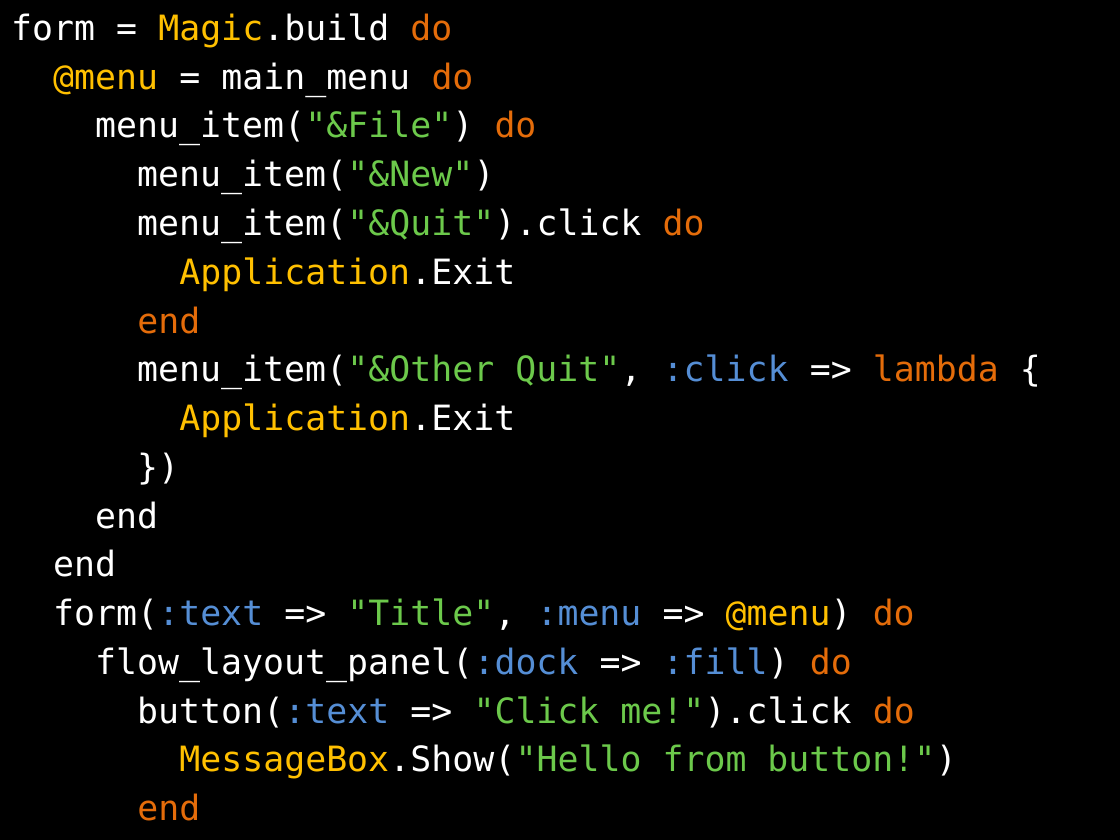
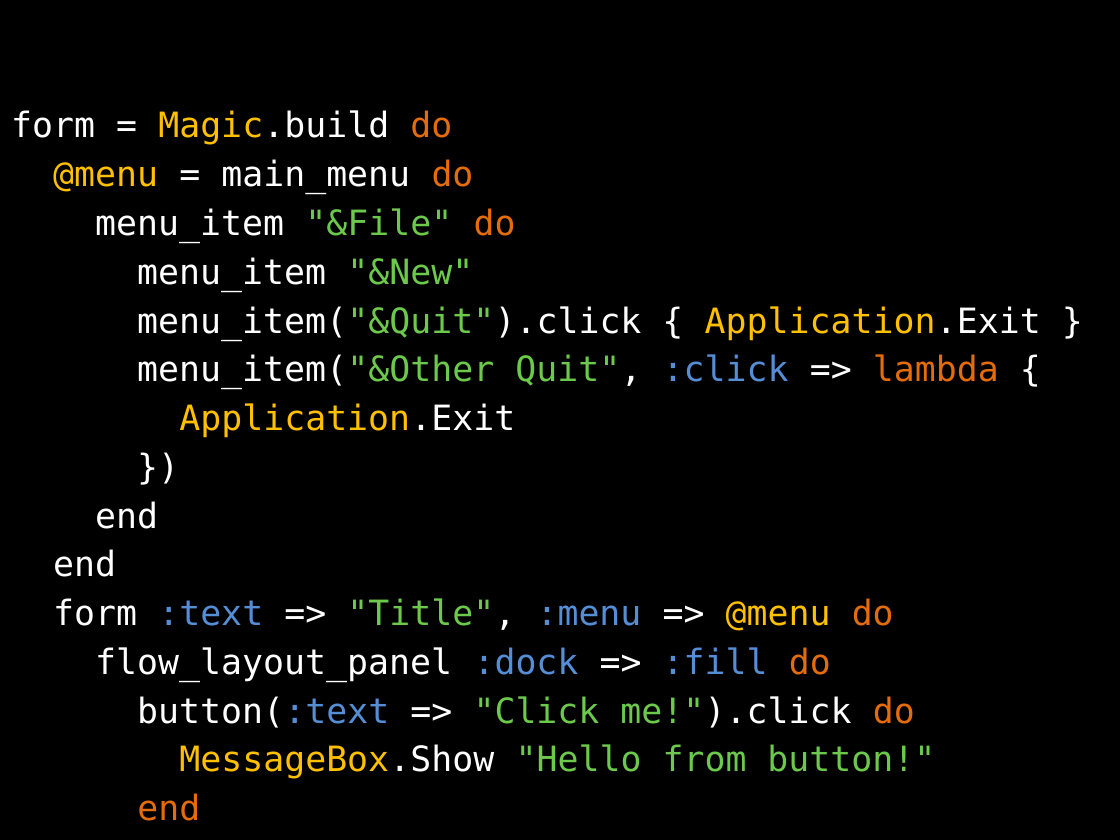
Before and after one commit to jschementi/railsconf09, a slide deck: slide 24 of railsconf09-jschementi.pptx (slide 23 before the commit). Drawn at 1120x840 pixels with LibreOffice and Linux fonts; fonts in the diff are those of the drawing. Boxes give left, top, right and bottom in pixels: in the first picture for what was removed or moved away, otherwise in the second. Text is boxed around its words. In the diff, an @@ line names an element or a change of style, - is before the commit and + after.

```diff
--- a/railsconf09-jschementi.pptx
+++ b/railsconf09-jschementi.pptx
@@ text at (x1=95, y1=208, x2=1041, y2=341): text changed @@
-menu_item("&File") do
-menu_item("&New")
-menu_item("&Quit").click do
-Application.Exit
-end
+menu_item "&File" do
+menu_item "&New"
+menu_item("&Quit").click { Application.Exit }
@@ text at (x1=53, y1=598, x2=894, y2=682): text changed @@
-form(:text => "Title", :menu => @menu) do
-flow_layout_panel(:dock => :fill) do
+form :text => "Title", :menu => @menu do
+flow_layout_panel :dock => :fill do
@@ text at (x1=179, y1=744, x2=935, y2=779): text changed @@
-MessageBox.Show("Hello from button!")
+MessageBox.Show "Hello from button!"
```
Also in this commit, not shown: 8 other slides changed, 1 slide added, 1 slide removed.
